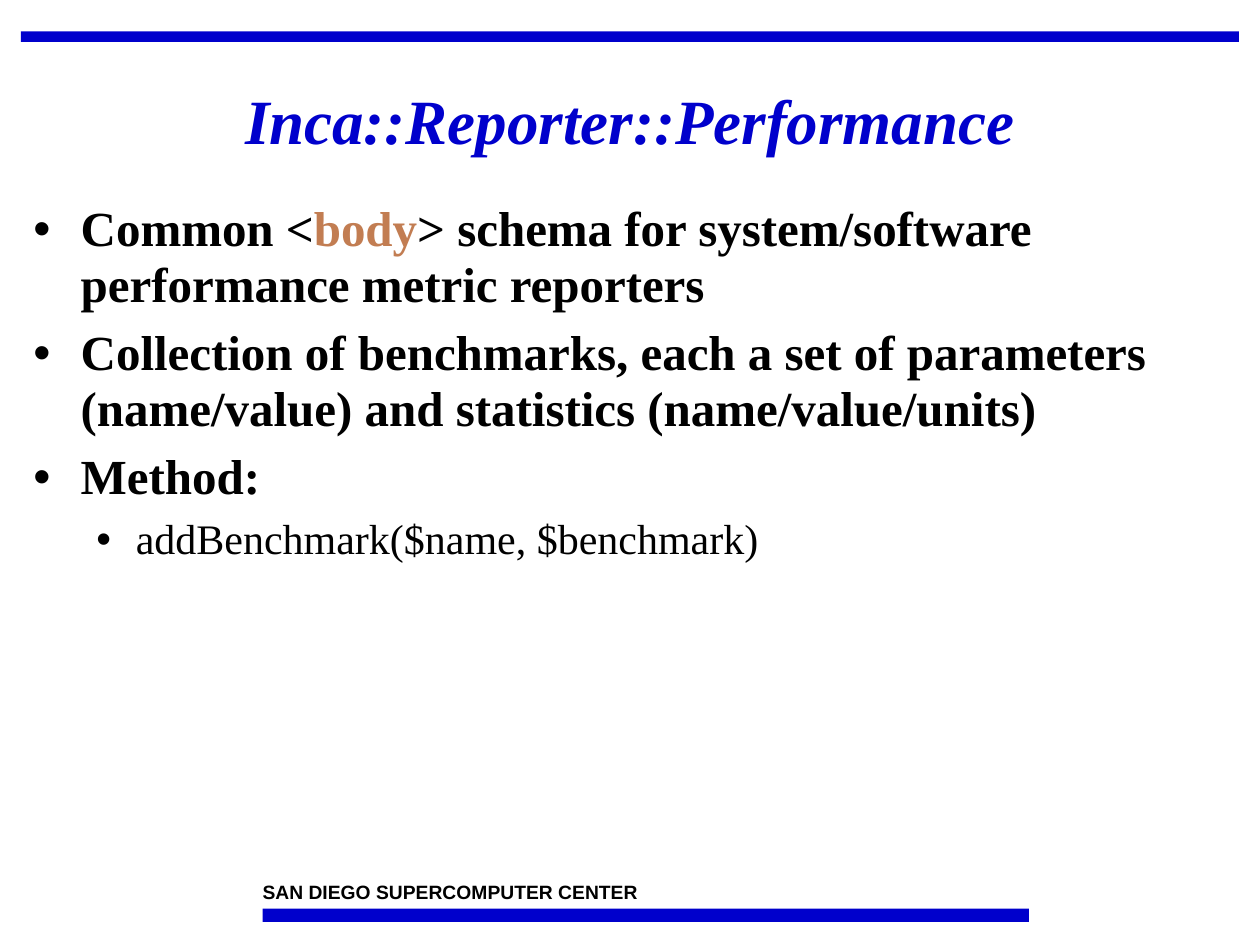
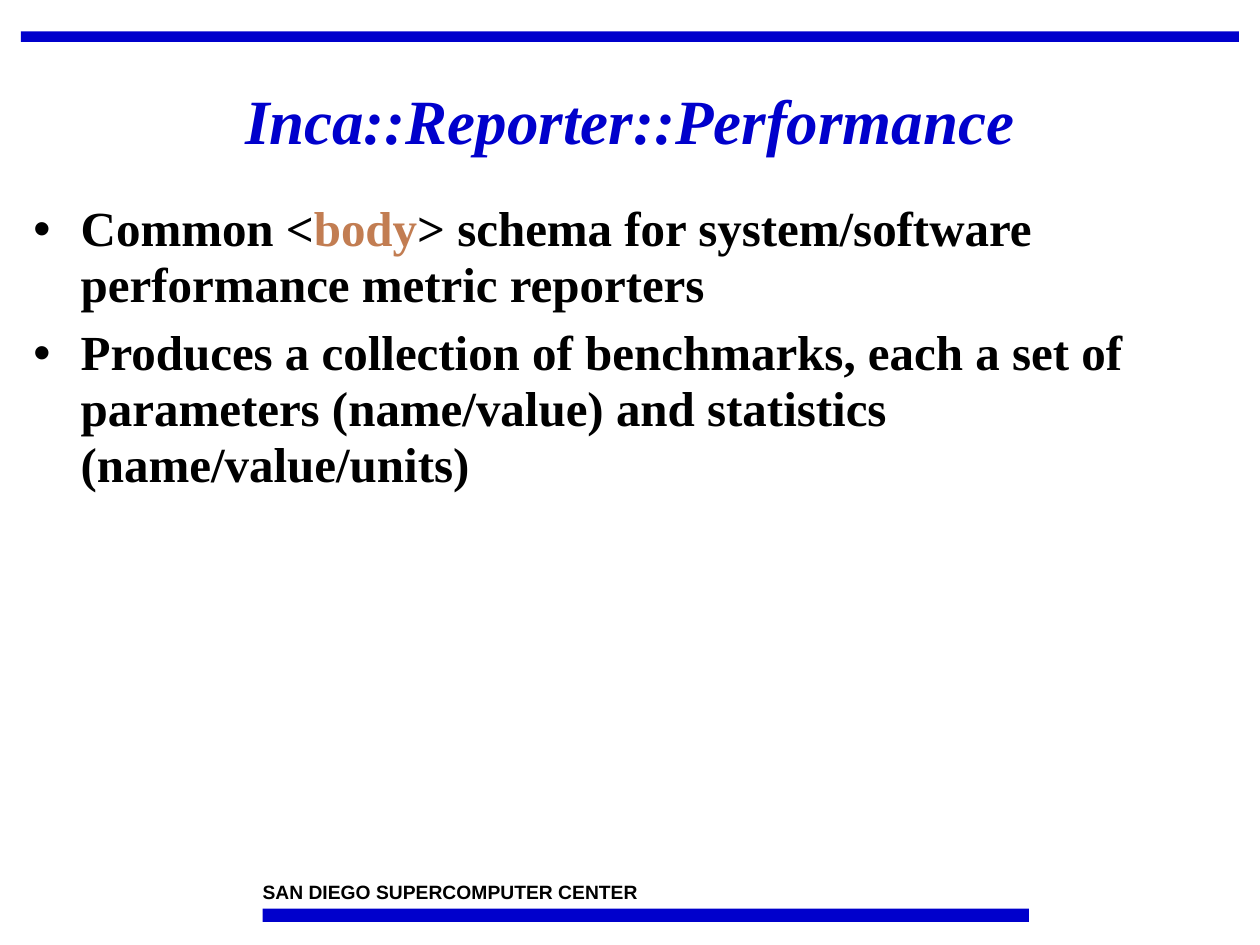
Before and after one commit to IncaProject/inca-xsede, a slide deck: slide 22 of talks/feb-06-workshop/incaReporters.ppt. Drawn at 1260x945 pixels with LibreOffice and Linux fonts; fonts in the diff are those of the drawing; background and template pictures are left out. Boxes give left, top, right and bottom in pixels: in the first picture for what was removed or moved away, otherwise in the second. Text is boxed around its words. In the diff, an @@ line names an element or a change of style, - is before the commit and + after.

```diff
--- a/talks/feb-06-workshop/incaReporters.ppt
+++ b/talks/feb-06-workshop/incaReporters.ppt
@@ text at [81, 335, 1122, 492]: text changed @@
-• Collection of benchmarks, each a set of parameters (name/value) and statistics (name/value/units)
-• Method:
-  • addBenchmark($name, $benchmark)
+• Produces a collection of benchmarks, each a set of parameters (name/value) and statistics (name/value/units)
```
Also in this commit, not shown: 8 other slides changed, 1 slide added, 1 other file.
